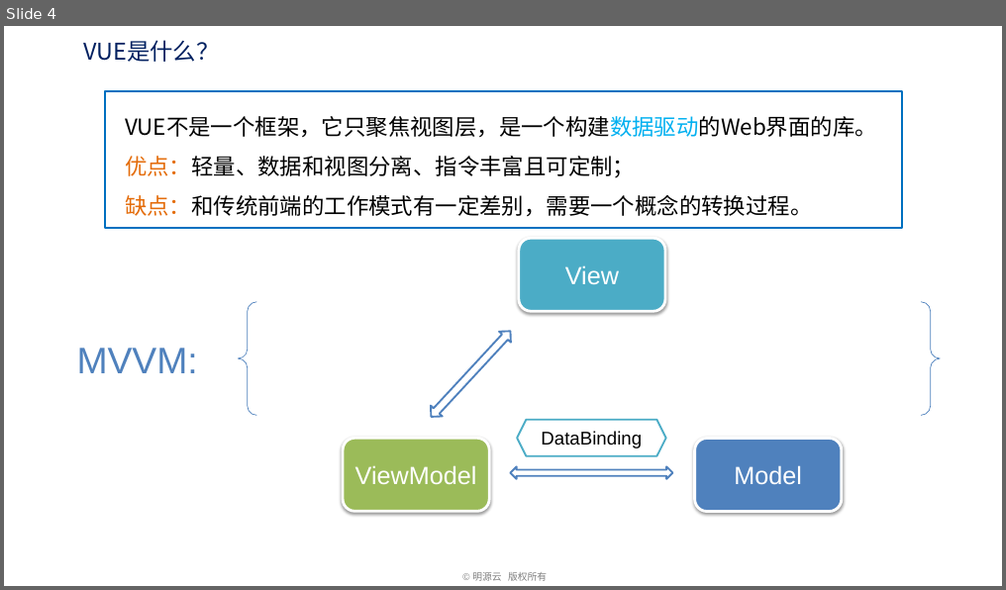
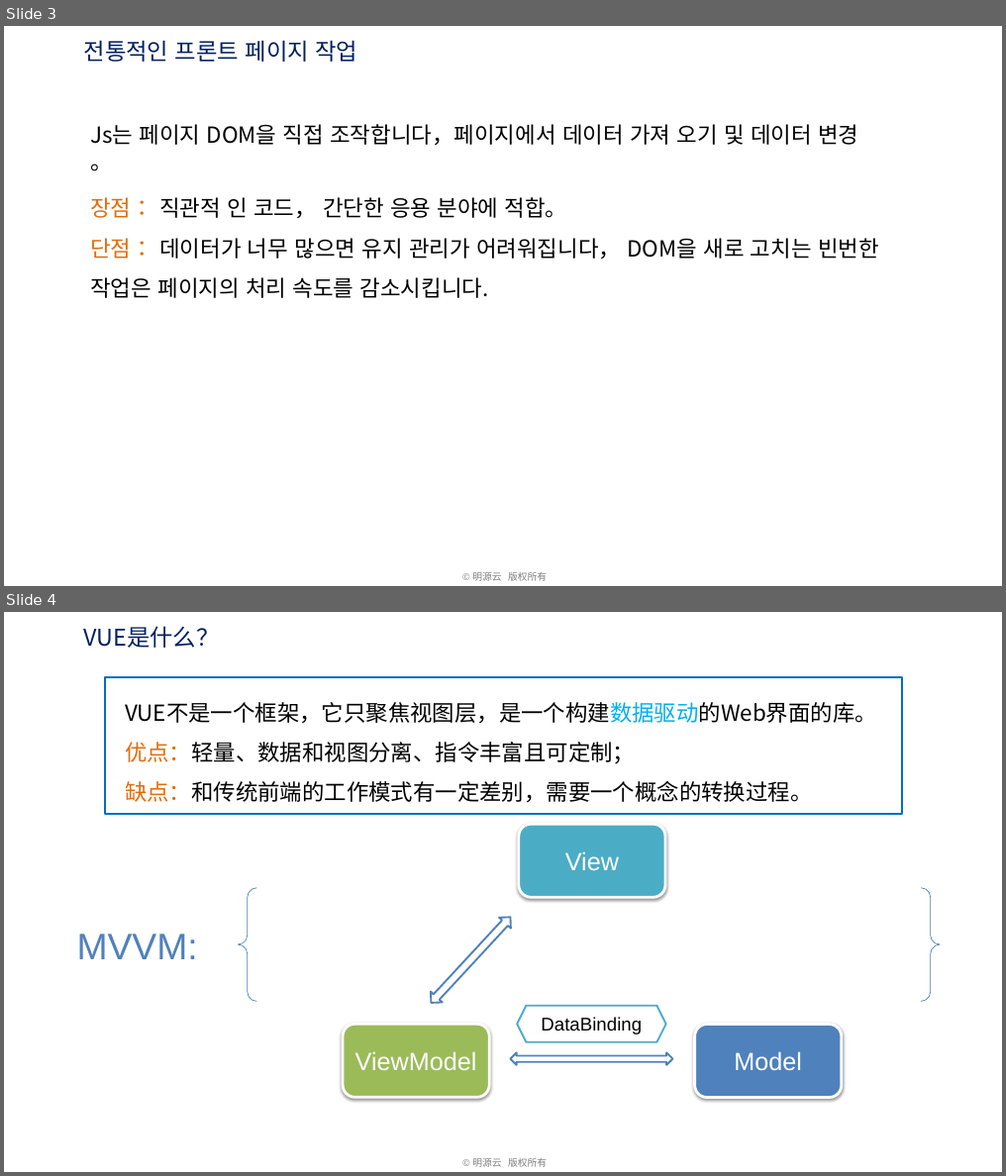
Before and after one commit to freelife1191/front_sample, a slide deck: learn/vue-how-to-learn/lesson/1.vue 기초/VUE 기본 사항.pptx. Shown one above the other, each under a label of ours: slide 4 before the commit, slides 3 and 4 after it. The pictures are 1006x590 and 1006x1176 pixels, drawn with LibreOffice and Linux fonts; fonts in the diff are those of the drawing; background and template pictures are left out. Boxes give left, top, right and bottom in pixels: in the first picture for what was removed or moved away, otherwise in the second. Text is boxed around its words. In the diff, an @@ line names an element or a change of style, - is before the commit and + after.

```diff
--- a/learn/vue-how-to-learn/lesson/1.vue 기초/VUE 기본 사항.pptx
+++ b/learn/vue-how-to-learn/lesson/1.vue 기초/VUE 기본 사항.pptx
@@ slide 3 added at bbox=[4, 26, 1002, 586], background #FFFFFF; not listed: 1 template element that a slide beside it also shows @@
@@ text added at bbox=[84, 40, 358, 62], 25 pt, text #002060 @@
+전통적인 프론트 페이지 작업
@@ text added at bbox=[90, 124, 858, 172], 24 pt, text #000000 @@
+Js는 페이지 DOM을 직접 조작합니다，페이지에서 데이터 가져 오기 및 데이터 변경 。
@@ text added at bbox=[90, 197, 879, 298], 24 pt, text #000000 @@
+장점： 직관적 인 코드， 간단한 응용 분야에 적합。
+단점： 데이터가 너무 많으면 유지 관리가 어려워집니다， DOM을 새로 고치는 빈번한 작업은 페이지의 처리 속도를 감소시킵니다.
```
Also in this commit, not shown: 1 slide changed, 9 other slides added, 10 slides removed, 2 other files.
